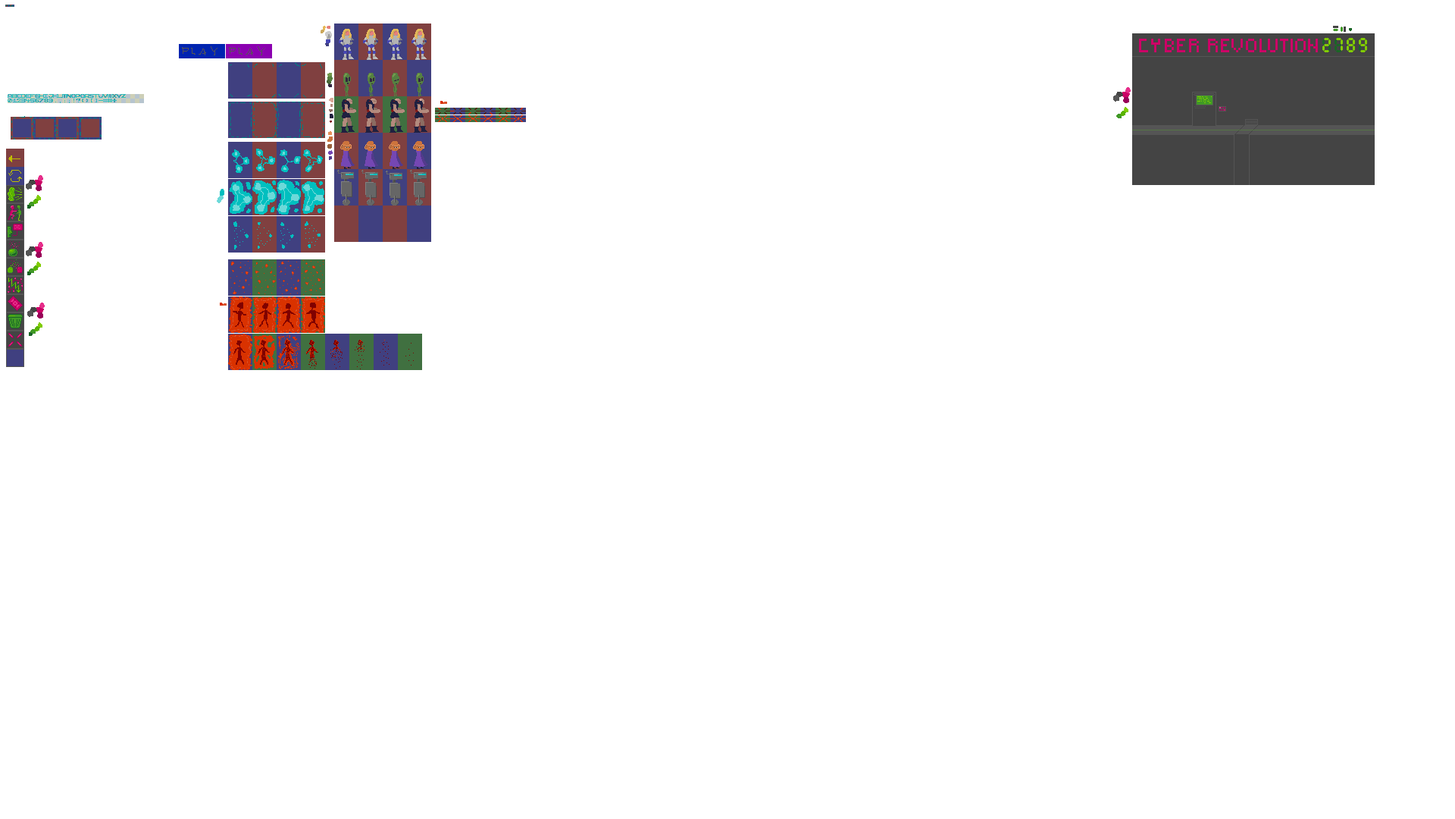
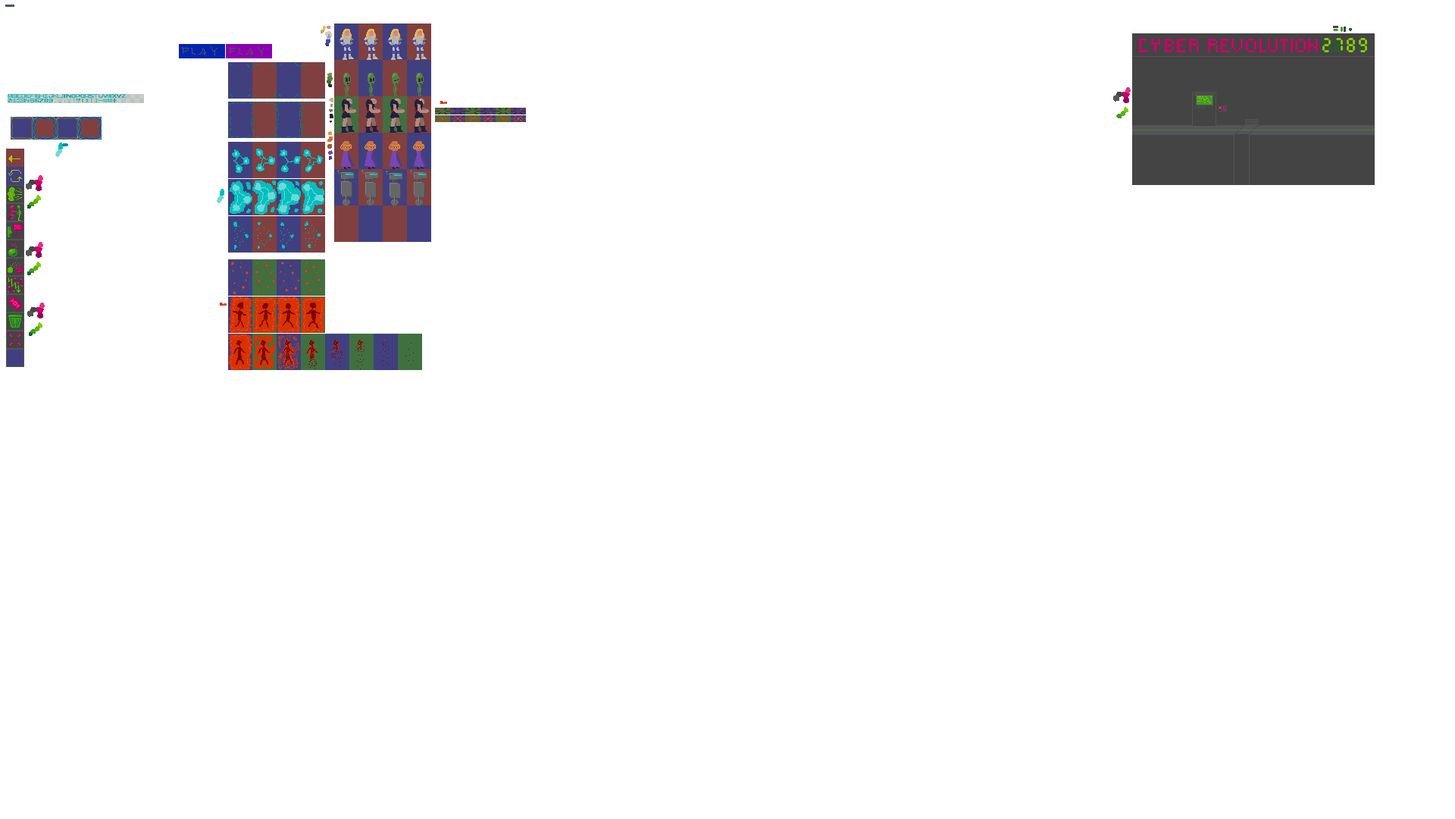
The second 1455px x 819px image is a revision of the first. Changes to its layers:
painted on "cheats" over box(10, 115, 102, 157)
